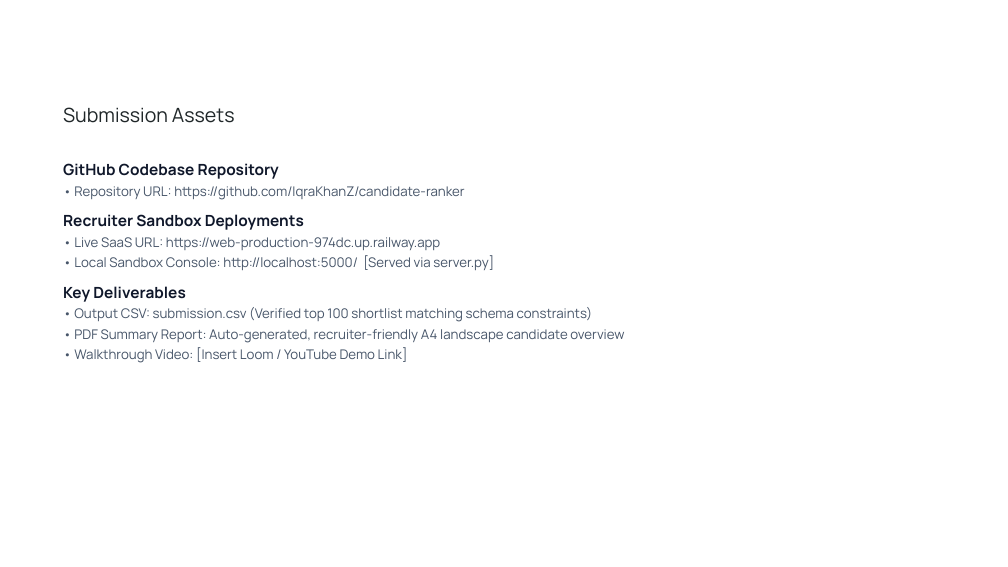
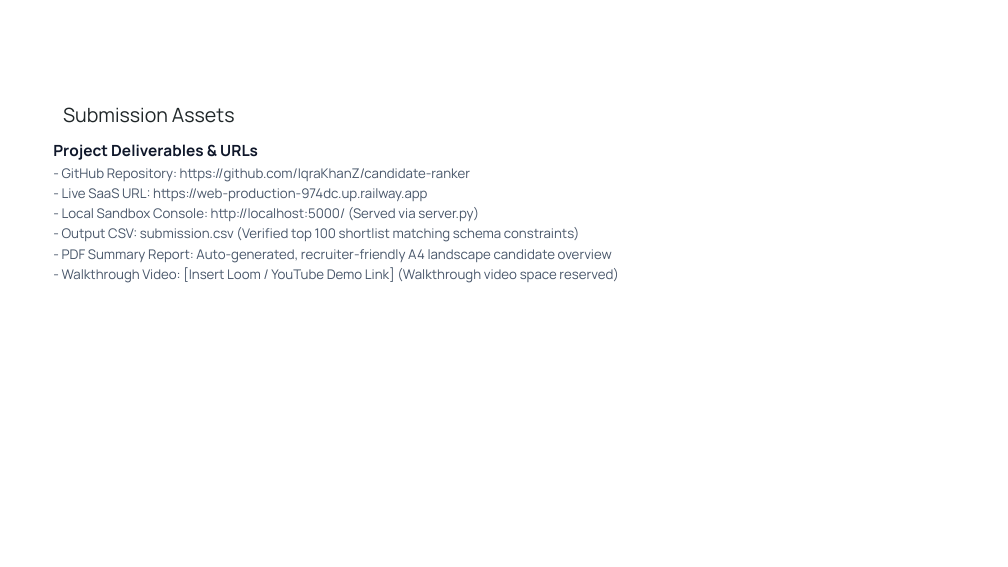
Before and after one commit to IqraKhanZ/candidate-ranker, a slide deck: slide 10 of Redrob_Candidate_Ranker_Submission.pptx. Drawn at 1008x567 pixels with LibreOffice and Linux fonts; fonts in the diff are those of the drawing; background and template pictures are left out. Boxes give left, top, right and bottom in pixels: in the first picture for what was removed or moved away, otherwise in the second. Text is boxed around its words. In the diff, an @@ line names an element or a change of style, - is before the commit and + after.

```diff
--- a/Redrob_Candidate_Ranker_Submission.pptx
+++ b/Redrob_Candidate_Ranker_Submission.pptx
@@ text at (53,144,619,283): text changed @@
-GitHub Codebase Repository
-• Repository URL: https://github.com/IqraKhanZ/candidate-ranker
-Recruiter Sandbox Deployments
-• Live SaaS URL: https://web-production-974dc.up.railway.app
-• Local Sandbox Console: http://localhost:5000/ [Served via server.py]
-Key Deliverables
-• Output CSV: submission.csv (Verified top 100 shortlist matching schema constraints)
-• PDF Summary Report: Auto-generated, recruiter-friendly A4 landscape candidate overview
-• Walkthrough Video: [Insert Loom / YouTube Demo Link]
+Project Deliverables & URLs
+- GitHub Repository: https://github.com/IqraKhanZ/candidate-ranker
+- Live SaaS URL: https://web-production-974dc.up.railway.app
+- Local Sandbox Console: http://localhost:5000/ (Served via server.py)
+- Output CSV: submission.csv (Verified top 100 shortlist matching schema constraints)
+- PDF Summary Report: Auto-generated, recruiter-friendly A4 landscape candidate overview
+- Walkthrough Video: [Insert Loom / YouTube Demo Link] (Walkthrough video space reserved)
```
Also in this commit, not shown: 9 other slides changed.
